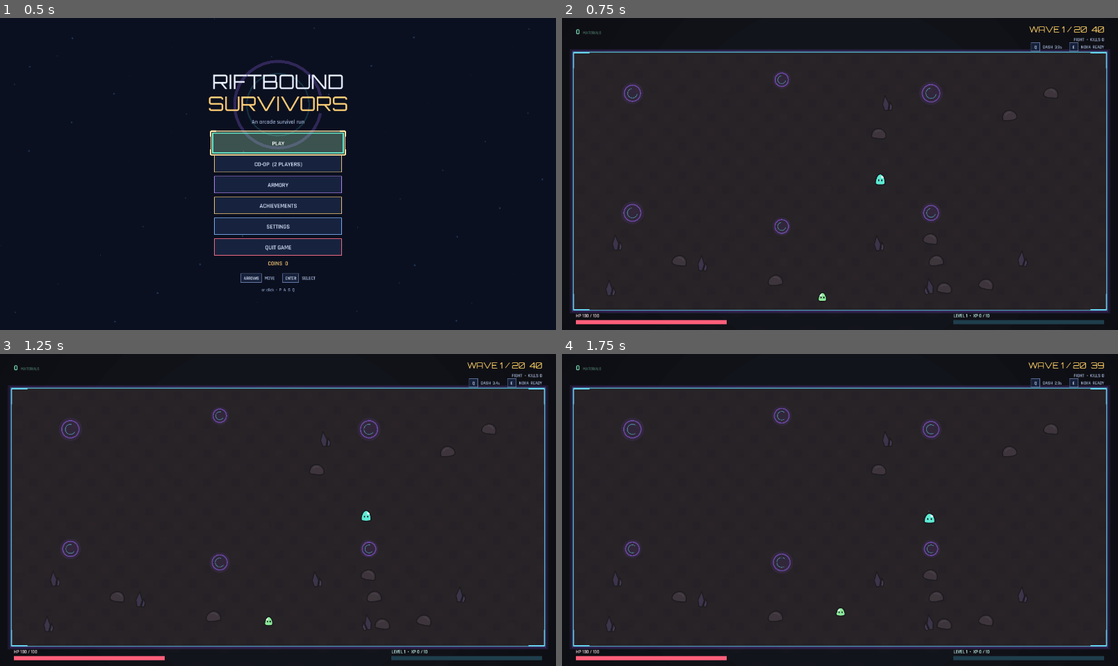
Above: before the commit, frames 1-4 (two rows, left to right).
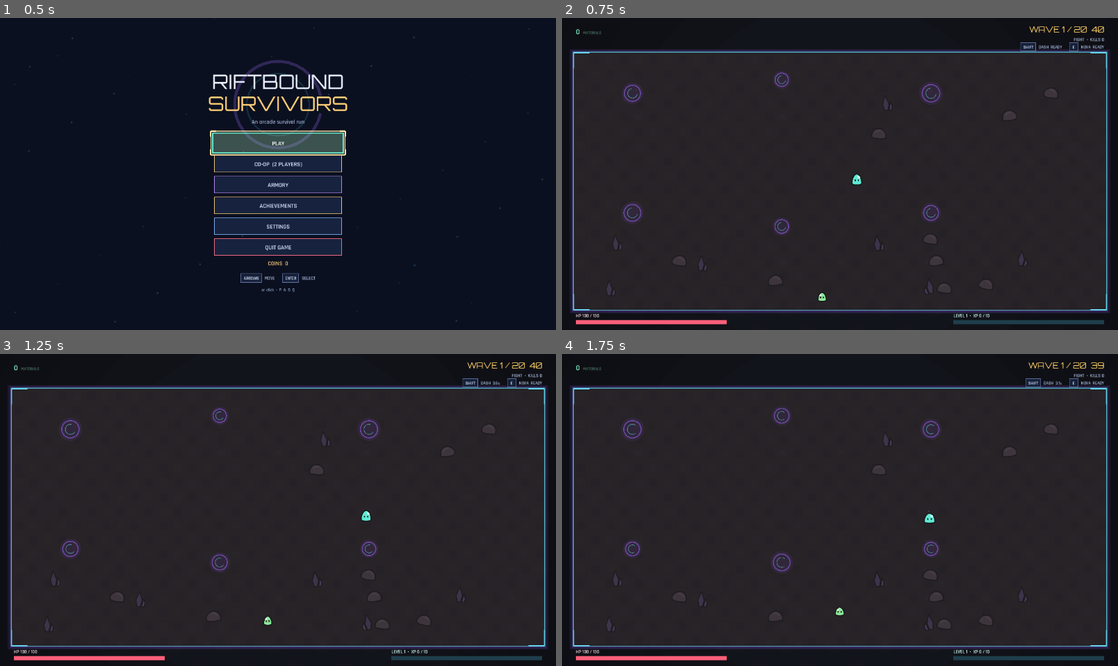
Above: after the commit, the same moments.

Repository: notAnKy/riftbound-survivors
Game: Godot game, scene res://Main.tscn
Two runs of this game, one before a commit and one after it. Both use one fixed random seed, a clock stepped at 60 frames per second and the inputs below.
Inputs (mouse positions are in pixels of both pictures, inside the frame that each line leads up to):
- Up to frame 1 (0.5 s): no input
- Up to frame 2 (0.75 s): tap Enter at 0.5 s; move the mouse to (962, 158) at 0.52 s; hold D (kb_right) from 0.53 s (still down); tap Q at 0.6 s; click (962, 158) at 0.67 s
- Up to frame 3 (1.25 s): keep holding D (kb_right); tap Space at 0.77 s; tap Shift at 0.8 s
- Up to frame 4 (1.75 s): release D (kb_right) at 1.25 s; drag from (728, 525) to (928, 516) at 1.27 s

Frame 1 is identical in both runs. In frame 2, 0.2% of the frame differs, in the area x 46-90%, y 7-91%; in frame 3, less than 0.1%; in frame 4, less than 0.1%.

Commit message:
Move dash from Q to Left Shift
Movement binds *physical* WASD, so on an AZERTY keyboard it lands on ZQSD --
and the key labelled Q there is the physical A position, which is move-left.
Dash listened on `keycode == KEY_Q`, so that player dashed every time they
walked left. A modifier key sits in the same physical place on every layout
and cannot collide with a letter at all.

The player's dash key had no test, which is how it stayed on Q through every
pass over the input code. There is one now, and it asserts both halves: that
Shift dashes, and that the old letter no longer does.

Q still opens the quit gate on the title and pause screens. Those are menus,
where nothing is being steered, so the collision does not exist there.

Diff:
--- a/main.gd
+++ b/main.gd
@@ -727,7 +727,7 @@
 	{"label": "Select, buy, take", "verb": "confirm", "key": "Enter  /  Click"},
 	{"label": "Back, cancel", "verb": "back", "key": "Esc"},
 	{"label": "Pause the run", "verb": "pause", "key": "Esc"},
-	{"label": "Dash", "verb": "alt", "key": "Q"},
+	{"label": "Dash", "verb": "alt", "key": "Shift"},
 	{"label": "Rift nova", "verb": "special", "key": "E"},
 	{"label": "Pin an offer (shop)", "verb": "alt", "key": "L"},
 	{"label": "Reroll the shop", "verb": "special", "key": "R"},
@@ -984,5 +984,10 @@
 	elif state == "level_up":
 		if key.keycode >= KEY_1 and key.keycode <= KEY_4: choose_upgrade(key.keycode - KEY_1, seat_for("kb"))
 	elif state == "playing":
-		if key.keycode == KEY_Q: session.dash(seat_for("kb"))
+		# Shift, not a letter. Movement binds *physical* WASD, so on an AZERTY
+		# keyboard it lands on ZQSD -- and the key labelled Q there is the
+		# physical A position, which is move-left. Dash on `keycode == KEY_Q`
+		# therefore fired every time that player walked left. A modifier key
+		# sits in the same physical place on every layout and cannot collide.
+		if key.keycode == KEY_SHIFT: session.dash(seat_for("kb"))
 		elif key.keycode == KEY_E: session.rift_nova(seat_for("kb"))
--- a/scripts/ui/game_ui.gd
+++ b/scripts/ui/game_ui.gd
@@ -733,7 +733,7 @@
 	# The two abilities are the only controls the fight needs named, and they
 	# are the ones that differ most between a keyboard and a pad.
 	var abilities: Array = [
-		["alt", "Q", "DASH  %s" % ("READY" if s.dash_cooldown <= 0.0 else "%.1fs" % s.dash_cooldown)],
+		["alt", "SHIFT", "DASH  %s" % ("READY" if s.dash_cooldown <= 0.0 else "%.1fs" % s.dash_cooldown)],
 		["special", "E", "NOVA  %s" % ("READY" if s.nova_cooldown <= 0.0 else "%.1fs" % s.nova_cooldown)],
 	]
 	# Centred so the row ends flush with the right margin, and lifted clear of
--- a/tests/integration_test.gd
+++ b/tests/integration_test.gd
@@ -4,7 +4,7 @@
 # Run: godot --headless --script res://tests/integration_test.gd
 
 var failures := 0
-const EXPECTED_CHECKS := 397
+const EXPECTED_CHECKS := 399
 var checks := 0
 
 func _initialize() -> void:
@@ -88,6 +88,7 @@
 	await test_crowd_control()
 	await test_controller()
 	await test_quit_confirmation()
+	await test_dash_key()
 	await test_slider_sweeping()
 	test_shop_prices_climb()
 	await test_melee_archetype()
@@ -1232,6 +1233,24 @@
 	await step(4)
 	check("and a shove pushes one back out (%.0f -> %.0fpx)" % [near, shoved.position.distance_to(target)],
 		shoved.position.distance_to(target) > near)
+	game.free()
+
+# The dash key had no test at all, which is how it stayed on Q. Movement binds
+# *physical* WASD, so on an AZERTY keyboard it lands on ZQSD -- and the key
+# labelled Q there is the physical A position, which is move-left. Dashing and
+# walking left were the same keypress for that player.
+func test_dash_key() -> void:
+	var game = await fresh_game()
+	var s = game.session
+	game.state = "playing"
+	s.player.dash_cooldown = 0.0
+	press(game, KEY_SHIFT)
+	check("shift dashes (%.1fs cooldown)" % s.player.dash_cooldown, s.player.dash_cooldown > 0.0)
+	# And the letter it used to be must not, or the collision is straight back.
+	s.player.dash_cooldown = 0.0
+	press(game, KEY_Q)
+	check("and the old letter binding is gone (%.1f)" % s.player.dash_cooldown,
+		is_zero_approx(s.player.dash_cooldown))
 	game.free()
 
 # A mouse left sitting on a card must not fight the arrow keys. The shop and
Not shown, changed: docs/PLAYTEST_README.txt
Not shown, changed: README.md
